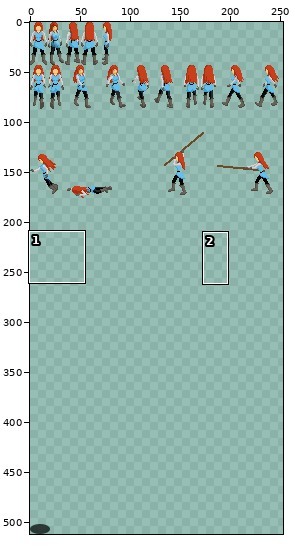
File history of a sprite sheet, game/textures/fia.png. The first picture is a wide view before the edit; the outline marks the close-up.
Close-up. The starting point:
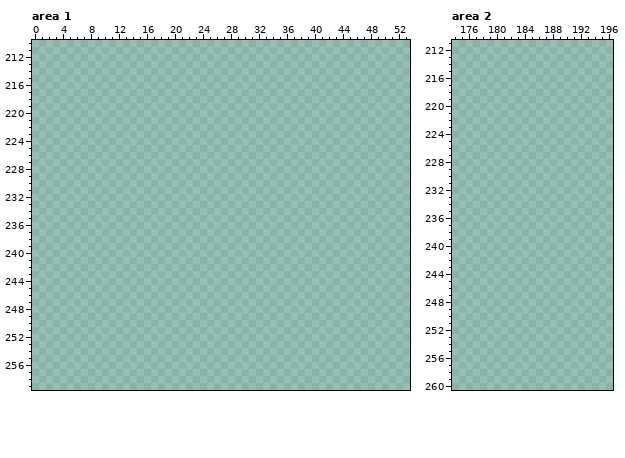
The file is 512x512 pixels. Colours within 5 levels of each other are drawn and written as one. Shown: area 1: x 0..53, y 210..259; area 2: x 174..196, y 211..260. The wide view leaves out empty margins. The commit also changed other parts of the picture, which this record leaves out.
After the commit:
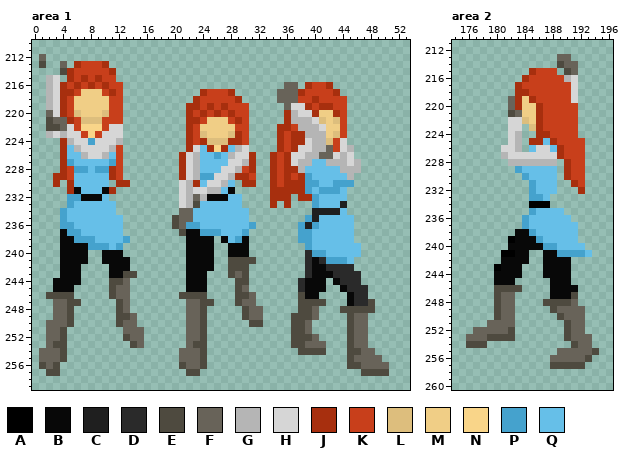
Palette (. is transparent): A #000000  B #080808  C #1f1f1f  D #2a2a2a  E #4e4a3f  F #686359  G #b5b5b5  H #d6d6d6  J #a72f0e  K #c83f1b  L #ddbe7d  M #f0ce86  N #f9d589  P #45a2cd  Q #66bfe8
Change:
Area 1:
y 212: x 1 . -> F
y 213: x 1 . -> E; x 4 . -> F; x 6..10 ..... -> JKKKJ
y 214: x 4..11 ........ -> EJKKKKKJ
y 215: x 2..3 .. -> GH; x 5..11 ....... -> JKJKJKK
y 216: x 2..12 ........... -> GHJKJKJKJKK; x 36..37 .. -> FF; x 39..42 .... -> JKKJ
y 217: x 2..12 ........... -> GHJJKMMMKJK; x 24..28 ..... -> JKKKJ; x 35..43 ......... -> FFFJKKKKJ
y 218: x 2..12 ........... -> GHJKMMMMMKK; x 23..29 ....... -> JKKKKKJ; x 35..44 .......... -> FFFKKJKKKK
y 219: x 2..12 ........... -> GHJKMMMMMKK; x 22..30 ......... -> JJKJKJKKK; x 36..44 ......... -> FHHJKJJKK
y 220: x 2..12 ........... -> FHJKLMMMLKK; x 22..30 ......... -> JKJKJKJKK; x 36..44 ......... -> JGHHJMMJK
y 221: x 2..12 ........... -> EFFJKLLLKKK; x 22..30 ......... -> JJKMMMKJK; x 36..44 ......... -> JGGGHLMLK
y 222: x 2..12 ........... -> EEFHKNNNKHH; x 22..30 ......... -> JKMMMMMKK; x 35..44 .......... -> JJKGGGHMMK
y 223: x 2..12 ........... -> GHGHHKNKHHH; x 22..30 ......... -> JKLMMMLJK; x 35..44 .......... -> JKJJGGGMLK
y 224: x 4..12 ......... -> JGHHPHHHG; x 22..30 ......... -> JKJLLLJJK; x 35..44 .......... -> JKJJHGGLKH
y 225: x 4..12 ......... -> JQGHHHHGK; x 22..30 ......... -> JHQJNJQGH; x 35..45 ........... -> JKJHHGGFKHG
y 226: x 4..12 ......... -> JQQGHHGQK; x 21..31 ........... -> JHGQQPQGHHJ; x 34..45 ............ -> JKJHHGGFFHGH
y 227: x 4..12 ......... -> JPQQQQQPK; x 21..31 ........... -> JHGQQQQHHGJ; x 34..46 ............. -> JKJHGGQQGGGHG
y 228: x 4..12 ......... -> JKPPQPPJK; x 21..31 ........... -> JHGQQQHHGKJ; x 34..46 ............. -> JKJJGQQQQQGGG
y 229: x 3..12 .......... -> JJKQQQQQJK; x 21..31 ........... -> JHGPPHHGJJK; x 34..45 ............ -> JKJKJPQQQQQG
y 230: x 3 . -> J; x 5..10 ...... -> JQQQQQ; x 12..13 .. -> JJ; x 21..28 ........ -> HGJQHHGQ; x 30..31 .. -> JJ; x 34..45 ............ -> JKJJJPPQQPPP
y 231: x 5..11 ....... -> JBQQQBJ; x 21..28 ........ -> HGHHGGQB; x 34..44 ........... -> JJJJJPQPPPQ
y 232: x 5..10 ...... -> PPBBBQ; x 21..29 ......... -> HGFGBBBQQ; x 34..36 ... -> JJJ; x 38..44 ....... -> JJPQQQQ
y 233: x 5..11 ....... -> PQQQQQQ; x 21..29 ......... -> HGEQQQQQQ; x 34 . -> J; x 36 . -> J; x 40..44 ..... -> PQQQC
y 234: x 4..11 ........ -> PQQQQQQQ; x 21..30 .......... -> FFQQQQQQQQ; x 40..44 ..... -> CCCCQ
y 235: x 4..12 ......... -> PQQQQQQQQ; x 20..30 ........... -> EFFQQQQQQQQ; x 39..45 ....... -> PCQQQQQ
y 236: x 4..12 ......... -> PPQQQQQQQ; x 20..31 ............ -> EFPPQQQQQQQP; x 38..45 ........ -> PCPQQQQQ
y 237: x 4..12 ......... -> BPPQQQQQQ; x 21..30 .......... -> EBBPPPQQQP; x 38..45 ........ -> PPQQQQQQ
y 238: x 4..13 .......... -> BBPPPQQQQP; x 22..25 .... -> BBBB; x 27..30 .... -> BQPB; x 38..45 ........ -> PPQQQQQQ
y 239: x 4..12 ......... -> BBBBPPPQP; x 22..25 .... -> BBBB; x 28..30 ... -> BBB; x 39..46 ........ -> PQQQQQQQ
y 240: x 4..7 .... -> BBBB; x 10..12 ... -> BBB; x 22..25 .... -> BBBB; x 28..30 ... -> BBB; x 39..46 ........ -> DPPQQQQQ
y 241: x 4..7 .... -> BBBB; x 10..13 .... -> BBBB; x 22..25 .... -> BBBB; x 28..31 .... -> EEEE; x 39..45 ....... -> DBDPPPQ
y 242: x 4..6 ... -> BBB; x 11..13 ... -> BBB; x 22..25 .... -> BBBB; x 28..30 ... -> EEE; x 39..45 ....... -> DBBDDDD
y 243: x 4..6 ... -> BBB; x 11..14 .... -> BBEE; x 22..24 ... -> BBB; x 28..30 ... -> EFE; x 39..46 ........ -> DBBBDDDD
y 244: x 3..6 .... -> BBBB; x 11..13 ... -> EEF; x 22..24 ... -> BBB; x 29..30 .. -> EE; x 38..41 .... -> DBBB; x 43..46 .... -> BDDD
y 245: x 3..5 ... -> BBB; x 11..13 ... -> EFF; x 22..24 ... -> BBB; x 29..30 .. -> EF; x 38..41 .... -> DBBB; x 44..47 .... -> BDDD
y 246: x 2..5 .... -> EEEE; x 11..13 ... -> EFF; x 21..24 .... -> EEEE; x 29..31 ... -> EEF; x 38..40 ... -> EBB; x 45..47 ... -> BDD
y 247: x 3..6 .... -> FFEE; x 12..13 .. -> EF; x 22..25 .... -> FFEE; x 29..31 ... -> EFF; x 38..41 .... -> EEEE; x 45..48 .... -> BDDE
y 248: x 3..5 ... -> FFE; x 12..13 .. -> EF; x 22..24 ... -> FFE; x 30..32 ... -> EFF; x 38..40 ... -> EEF; x 44..48 ..... -> EEEEE
y 249: x 3..5 ... -> FFE; x 12..14 ... -> EEF; x 22..24 ... -> FFE; x 30..32 ... -> EFF; x 37..40 .... -> EEEF; x 45..47 ... -> EFF
y 250: x 2..5 .... -> FFFE; x 12..14 ... -> EFF; x 22..24 ... -> FFE; x 31..32 .. -> EE; x 37..39 ... -> EEF; x 45..47 ... -> EFF
y 251: x 2..4 ... -> FFE; x 13..15 ... -> FFF; x 22..24 ... -> FFE; x 37..39 ... -> EEF; x 45..47 ... -> EFF
y 252: x 2..4 ... -> FFE; x 13..15 ... -> EFF; x 22..24 ... -> FFE; x 37..40 .... -> EEEF; x 45..47 ... -> EFF
y 253: x 2..4 ... -> FEE; x 14..15 .. -> EF; x 22..24 ... -> FEE; x 37..41 ..... -> EEFFF; x 45..47 ... -> EFF
y 254: x 1..4 .... -> FFFE; x 21..24 .... -> FFFE; x 38..41 .... -> EEEE; x 45..48 .... -> EEFF
y 255: x 1..4 .... -> FFFE; x 21..24 .... -> FFFE; x 45..49 ..... -> EFFFF
y 256: x 1..3 ... -> EFE; x 21..24 .... -> EFFE; x 45..50 ...... -> EEFFFF
y 257: x 2..3 .. -> EE; x 22..23 .. -> EE; x 47..50 .... -> EEEE
Area 2:
y 213: x 189..190 .. -> FF
y 214: x 189..191 ... -> EFF
y 215: x 185..188 .... -> JKKK; x 190..191 .. -> EF
y 216: x 184..191 ........ -> JKKKKKGH
y 217: x 183..191 ......... -> JKKKKKKKH
y 218: x 183..191 ......... -> JJKKKKKKH
y 219: x 182..191 .......... -> FJMJKKKKKH
y 220: x 182..191 .......... -> FJMMJKKKKK
y 221: x 182..191 .......... -> EFMMJKKKKK
y 222: x 182..191 .......... -> HHLMJKKKKK
y 223: x 182..183 .. -> HH; x 185..191 ....... -> LJKKKKK
y 224: x 182..183 .. -> HG; x 186..191 ...... -> JJKKKK
y 225: x 182..183 .. -> HG; x 185..192 ........ -> JJQJKKKK
y 226: x 181..183 ... -> HHG; x 185..192 ........ -> QHHQJKKK
y 227: x 181..192 ............ -> GHHHHHHHJKKK
y 228: x 182..188 ....... -> GGGGGGG; x 190..192 ... -> JKK
y 229: x 183..188 ...... -> PQQQQQ; x 190..192 ... -> JKK
y 230: x 184..188 ..... -> PQQQQ; x 190..192 ... -> JKK
y 231: x 185..188 .... -> PQQQ; x 191..192 .. -> JK
y 232: x 185..188 .... -> PQQQ; x 192 . -> J
y 233: x 185..187 ... -> PPQ
y 234: x 185..187 ... -> AAA
y 235: x 185..189 ..... -> PQQQQ
y 236: x 184..190 ....... -> PQQQQQQ
y 237: x 184..191 ........ -> PQQQQQQQ
y 238: x 183..191 ......... -> BBPQQQQQQ
y 239: x 182..191 .......... -> ABBBPQQQQQ
y 240: x 182..192 ........... -> BBBBBPPQQQQ
y 241: x 181..184 .... -> AABB; x 187..193 ....... -> BBPPPPQ
y 242: x 181..184 .... -> BBBB; x 187..190 .... -> BBBB
y 243: x 180..183 .... -> ABBB; x 187..190 .... -> BBBB
y 244: x 180..183 .... -> BBBB; x 187..190 .... -> BBBB
y 245: x 180..182 ... -> BBB; x 188..190 ... -> BBB
y 246: x 180..183 .... -> EEEE; x 188..191 .... -> BBBB
y 247: x 180..182 ... -> EFF; x 188..191 .... -> BBBE
y 248: x 180..182 ... -> EFF; x 187..191 ..... -> EEEEF
y 249: x 180..182 ... -> EFF; x 188..192 ..... -> EFFFF
y 250: x 180..182 ... -> EFF; x 189..192 .... -> EFFF
y 251: x 179..182 .... -> FFFF; x 190..192 ... -> EFF
y 252: x 177..182 ...... -> FFFFFE; x 190..192 ... -> EFF
y 253: x 176..182 ....... -> FFFEEEE; x 190..193 .... -> EFFF
y 254: x 176..178 ... -> EEE; x 191..193 ... -> EFF
y 255: x 189..194 ...... -> FFFFFE
y 256: x 188..193 ...... -> FFFFFE
y 257: x 188..192 ..... -> EEEEE
